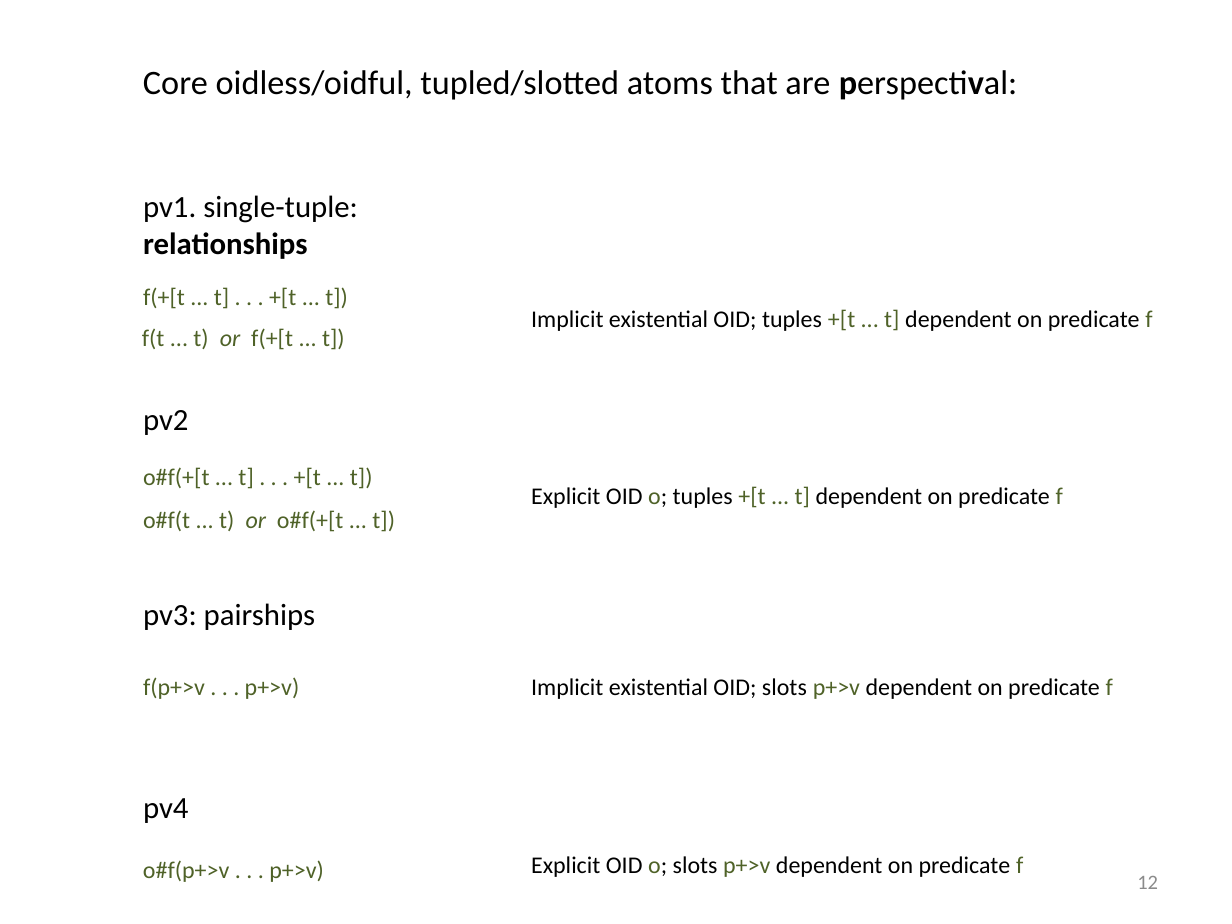
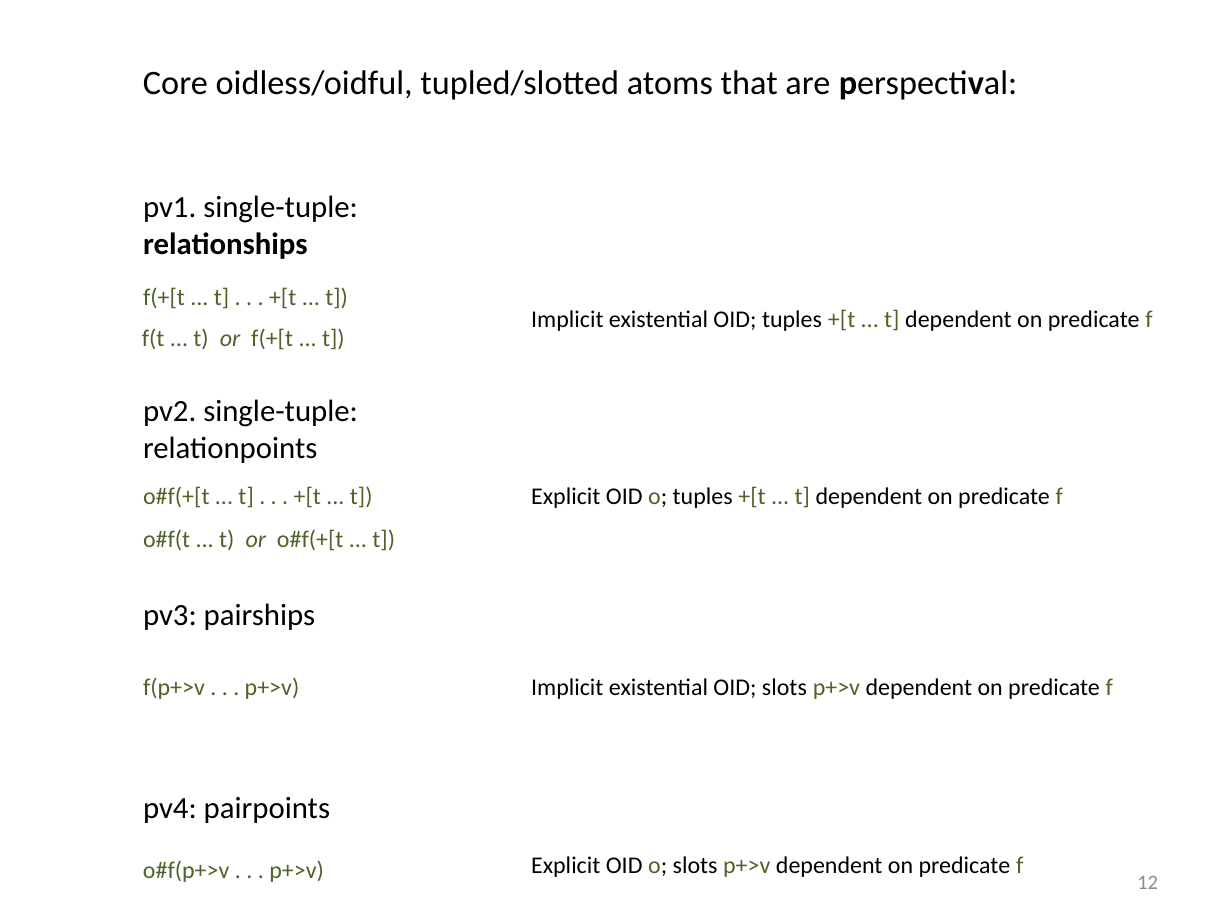
Before and after one commit to RuleML/ruleml-website, a slide deck: slide 12 of talks/PSOAMetamodelGrailogWedding.pptx. Drawn at 1232x924 pixels with LibreOffice and Linux fonts; fonts in the diff are those of the drawing. Boxes give left, top, right and bottom in pixels: in the first picture for what was removed or moved away, otherwise in the second. Text is boxed around its words. In the diff, an @@ line names an element or a change of style, - is before the commit and + after.

```diff
--- a/talks/PSOAMetamodelGrailogWedding.pptx
+++ b/talks/PSOAMetamodelGrailogWedding.pptx
@@ text at (x1=143, y1=399, x2=358, y2=463): text changed @@
-pv2
+pv2. single-tuple:
+relationpoints
@@ text "o#f(+[t ... t] . . ..." moved from (x1=143, y1=467, x2=373, y2=489) to (x1=143, y1=486, x2=373, y2=508) @@
@@ text "o#f(t ... t) or o#f(+[t ..." moved from (x1=143, y1=510, x2=395, y2=532) to (x1=143, y1=529, x2=395, y2=551) @@
@@ text at (x1=143, y1=797, x2=330, y2=823): text changed @@
-pv4
+pv4: pairpoints
```
Also in this commit, not shown: 9 other slides changed, 1 other file.
